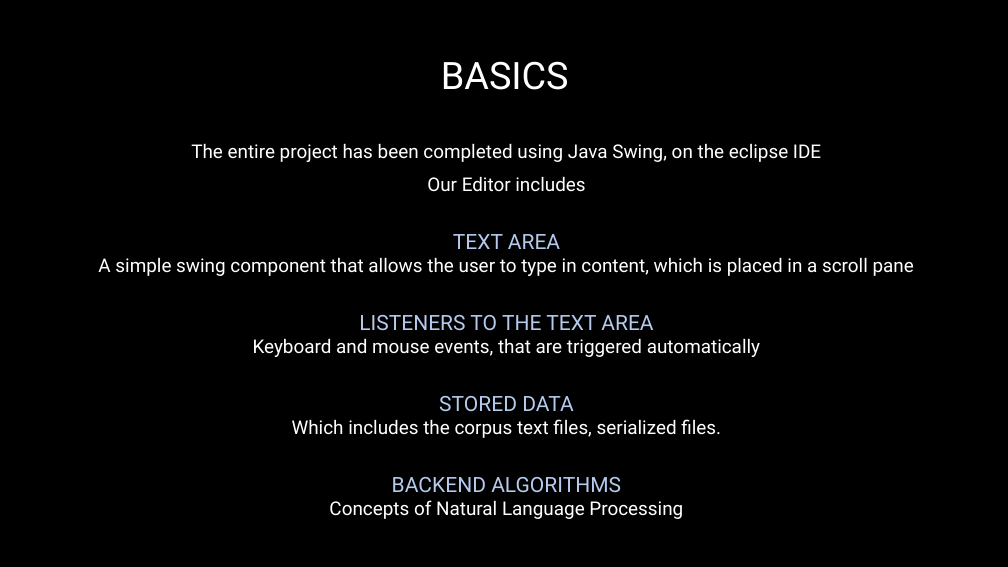
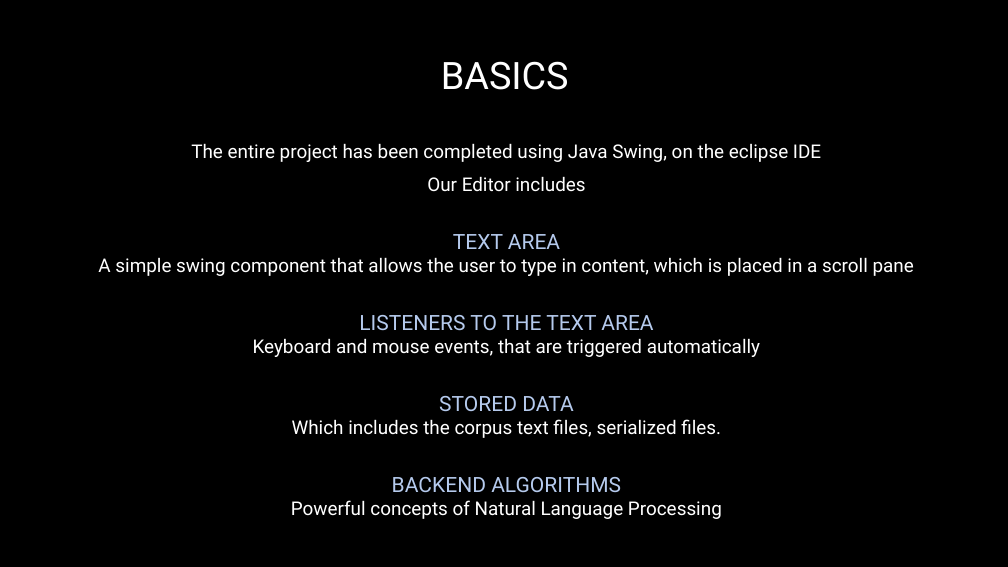
Before and after one commit to Tushar-Naik/NLP, a slide deck: slide 5 of Integrated Text Editor New.pptx. Drawn at 1008x567 pixels with LibreOffice and Linux fonts; fonts in the diff are those of the drawing; background and template pictures are left out. Boxes give left, top, right and bottom in pixels: in the first picture for what was removed or moved away, otherwise in the second. Text is boxed around its words. In the diff, an @@ line names an element or a change of style, - is before the commit and + after.

```diff
--- a/Integrated Text Editor New.pptx
+++ b/Integrated Text Editor New.pptx
@@ text at bbox=[291, 477, 722, 519]: text changed @@
-BACKEND ALGORITHMS
-Concepts of Natural Language Processing
+BACKEND ALGORITHMS
+Powerful concepts of Natural Language Processing
```
Also in this commit, not shown: 1 other slide changed, 9 other files.
